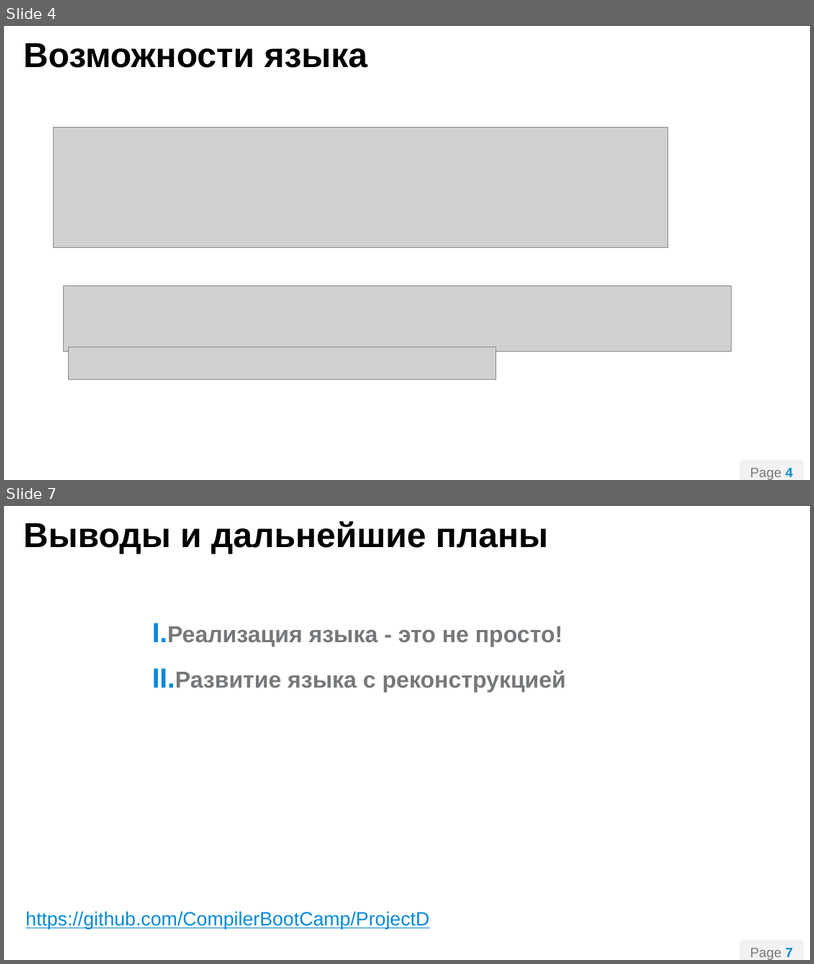
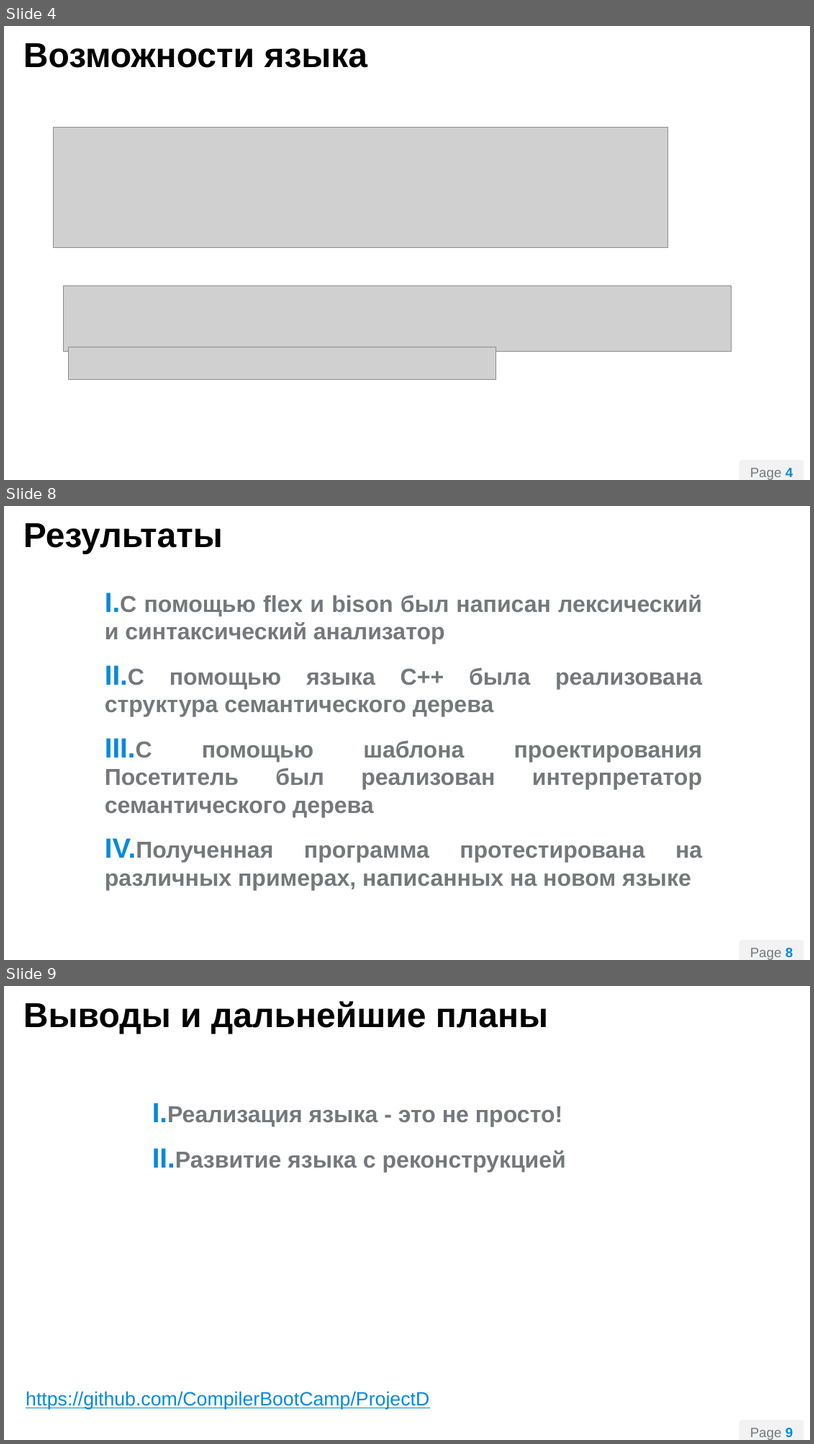
Before and after one commit to CompilerBootCamp/ProjectD, a slide deck: преза_Project_D_v2.pptx. Shown one above the other, each under a label of ours: slides 4 and 7 before the commit, slides 4, 8 and 9 after it; the slides between them are not shown. The pictures are 814x964 and 814x1444 pixels, drawn with LibreOffice and Linux fonts; fonts in the diff are those of the drawing; grey boxes stand for pictures; background and template pictures are left out. Boxes give left, top, right and bottom in pixels: in the first picture for what was removed or moved away, otherwise in the second. Text is boxed around its words. In the diff, an @@ line names an element or a change of style, - is before the commit and + after.

```diff
--- a/преза_Project_D_v2.pptx
+++ b/преза_Project_D_v2.pptx
@@ slide 8 added at (4,506,810,960), background #FFFFFF; not listed: 2 template elements that a slide beside it also shows @@
@@ title added at (23,523,223,554), 36 pt, text #000000, bold @@
+Результаты
@@ text added at (105,595,703,890), 24 pt, text #75787B, bold @@
+I. С помощью flex и bison был написан лексический и синтаксический анализатор
+II. С помощью языка C++ была реализована структура семантического дерева
+III. С помощью шаблона проектирования Посетитель был реализован интерпретатор семантического дерева
+IV. Полученная программа протестирована на различных примерах, написанных на новом языке
@@ what was slide 7 is now slide 9 @@
@@ page number at (751,1427,793,1440): text changed @@
-Page 7
+Page 9
```
Also in this commit, not shown: 3 slides changed, 1 other slide added, 2 slides removed.
